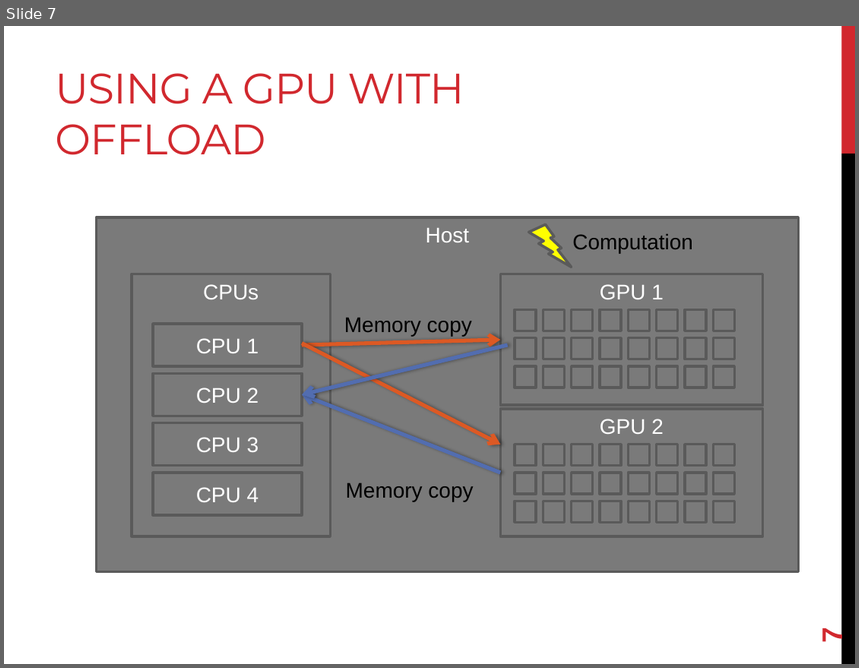
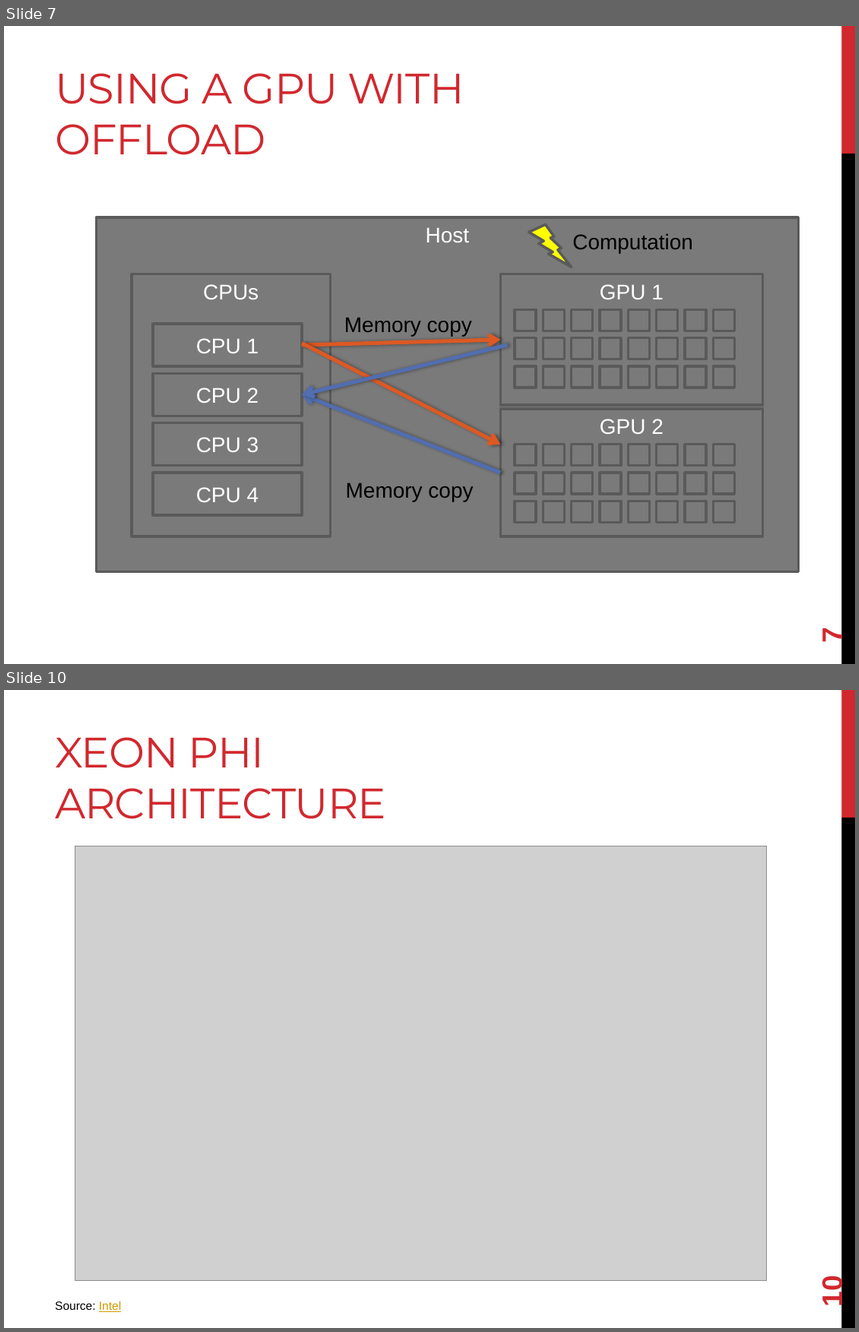
Before and after one commit to joshpeterson/DevelopingConcurrentSoftware, a slide deck: Lectures/Hybrid Concurrency/Hybrid Concurrency.pptx. Shown one above the other, each under a label of ours: slide 7 before the commit, slides 7 and 10 after it; the slides between them are not shown. The pictures are 859x668 and 859x1332 pixels, drawn with LibreOffice and Linux fonts; fonts in the diff are those of the drawing; grey boxes stand for pictures. Boxes give left, top, right and bottom in pixels: in the first picture for what was removed or moved away, otherwise in the second. Text is boxed around its words. In the diff, an @@ line names an element or a change of style, - is before the commit and + after.

```diff
--- a/Lectures/Hybrid Concurrency/Hybrid Concurrency.pptx
+++ b/Lectures/Hybrid Concurrency/Hybrid Concurrency.pptx
@@ slide 10 added at (x1=4, y1=690, x2=855, y2=1328), background #FFFFFF; not listed: 2 template elements that a slide beside it also shows @@
@@ title added at (x1=55, y1=737, x2=386, y2=819), 36 pt, text #D1282E @@
+XEON PHI ARCHITECTURE
@@ picture added at (x1=75, y1=846, x2=767, y2=1281) @@
@@ page number added at (x1=816, y1=1279, x2=848, y2=1306), 24 pt, text #D1282E, bold @@
+10
@@ text added at (x1=55, y1=1301, x2=121, y2=1312), 10 pt, text #000000 @@
+Source: Intel
```
Also in this commit, not shown: 3 slides changed, 11 other slides added.
